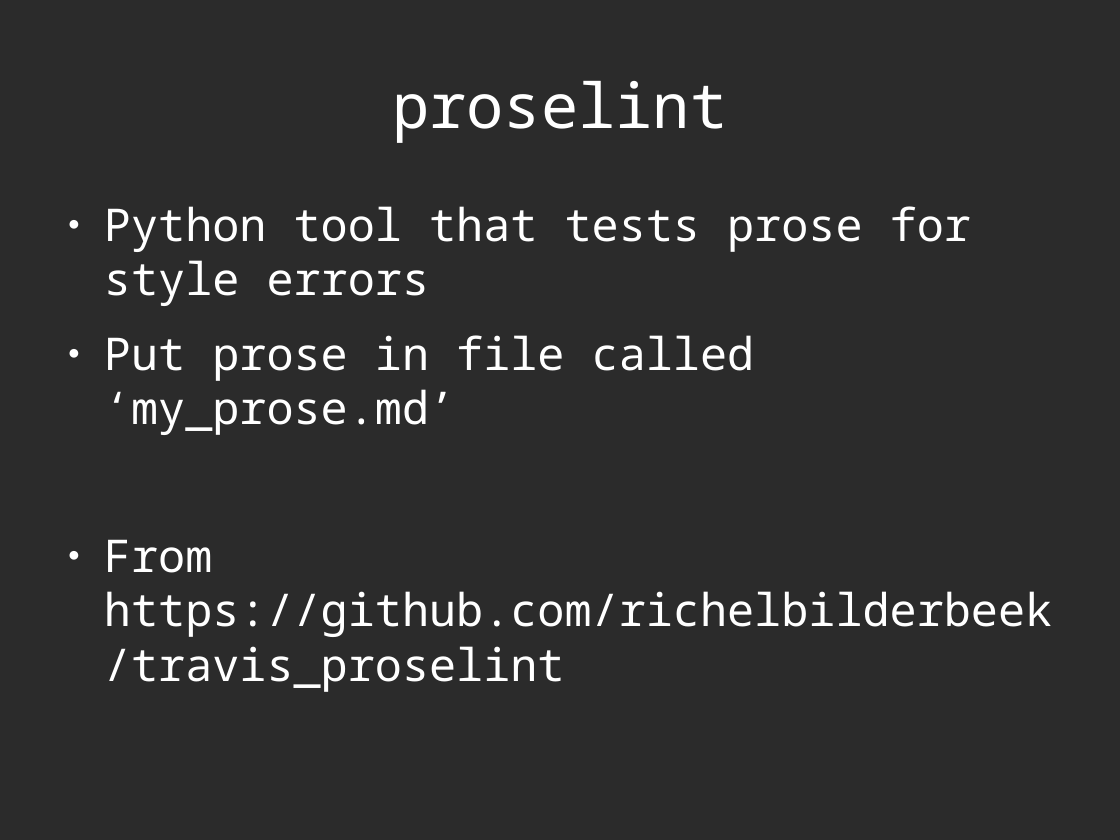
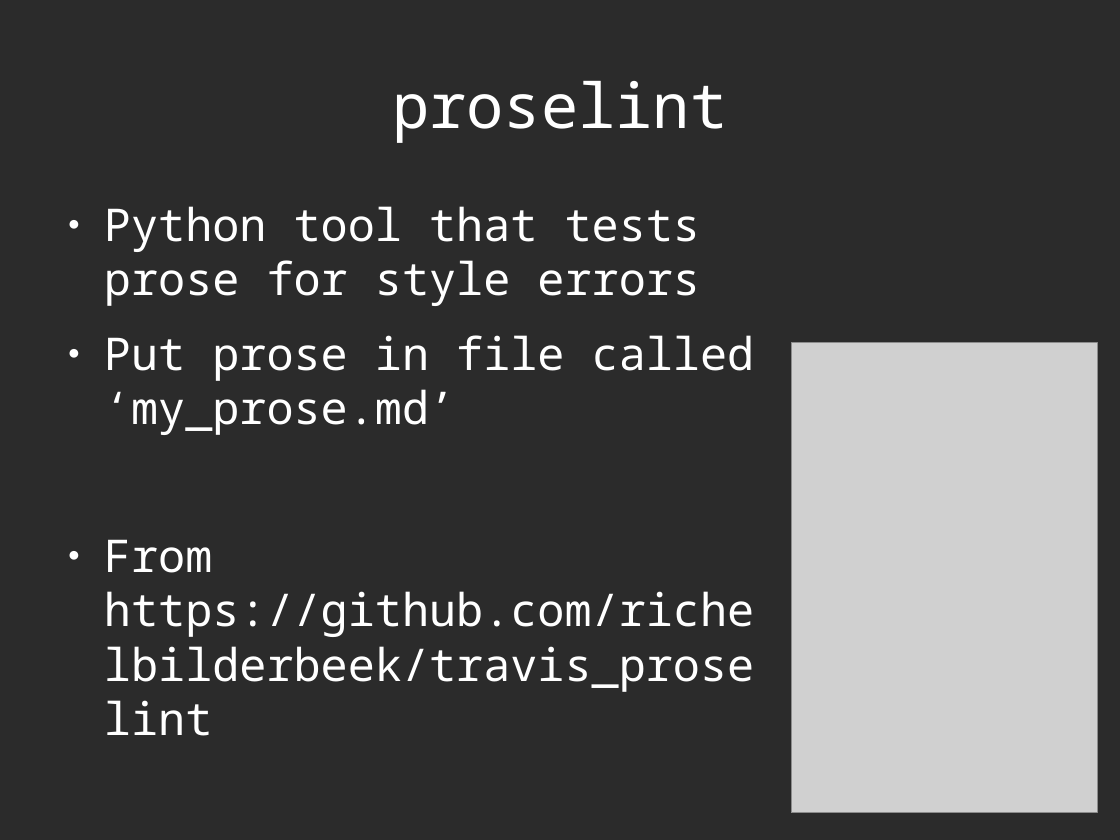
Before and after one commit to richelbilderbeek/CppPresentations, a slide deck: slide 14 of TravisPipeline/TravisPipeline.odp (slide 15 before the commit). Drawn at 1120x840 pixels with LibreOffice and Linux fonts; fonts in the diff are those of the drawing; grey boxes stand for pictures; background and template pictures are left out; a plain dark background stands for a picture behind light text. Boxes give left, top, right and bottom in pixels: in the first picture for what was removed or moved away, otherwise in the second. Text is boxed around its words. In the diff, an @@ line names an element or a change of style, - is before the commit and + after.

Commit message:
Travis pipeline PDF

```diff
--- a/TravisPipeline/TravisPipeline.odp
+++ b/TravisPipeline/TravisPipeline.odp
@@ text "Python tool that tests prose ..." rewrapped from bbox=[104, 206, 1052, 692] to bbox=[104, 206, 755, 692] @@
@@ picture added at bbox=[792, 343, 1098, 813] @@
```
Also in this commit, not shown: 5 other slides changed, 6 slides added, 1 slide removed, 12 other files.
